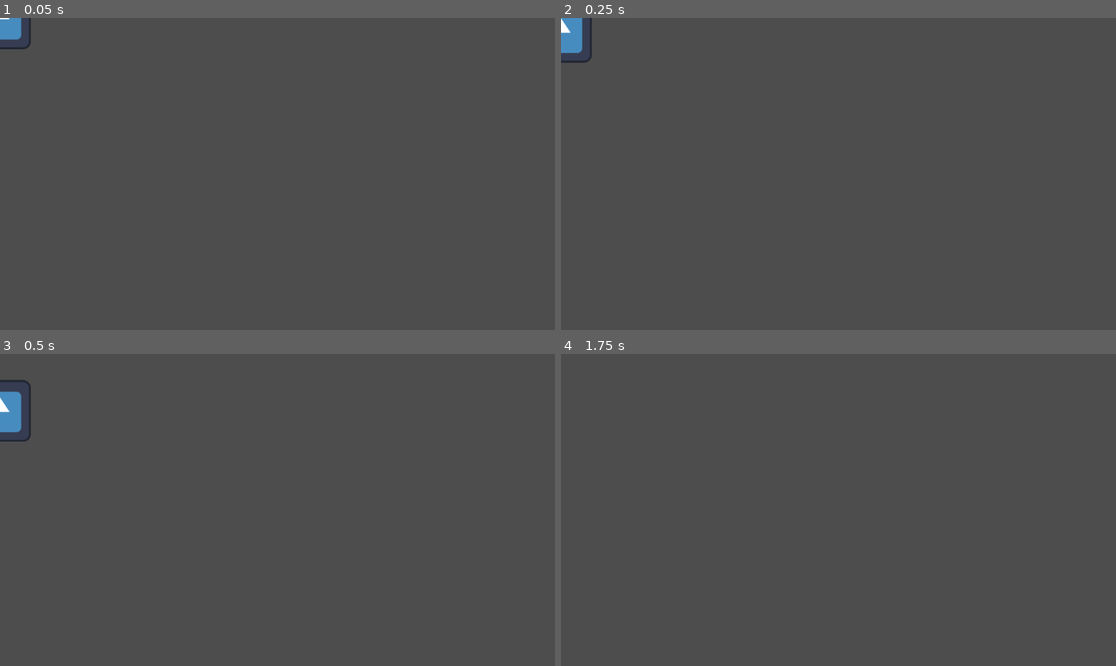
Above: before the commit, frames 1-4 (two rows, left to right).
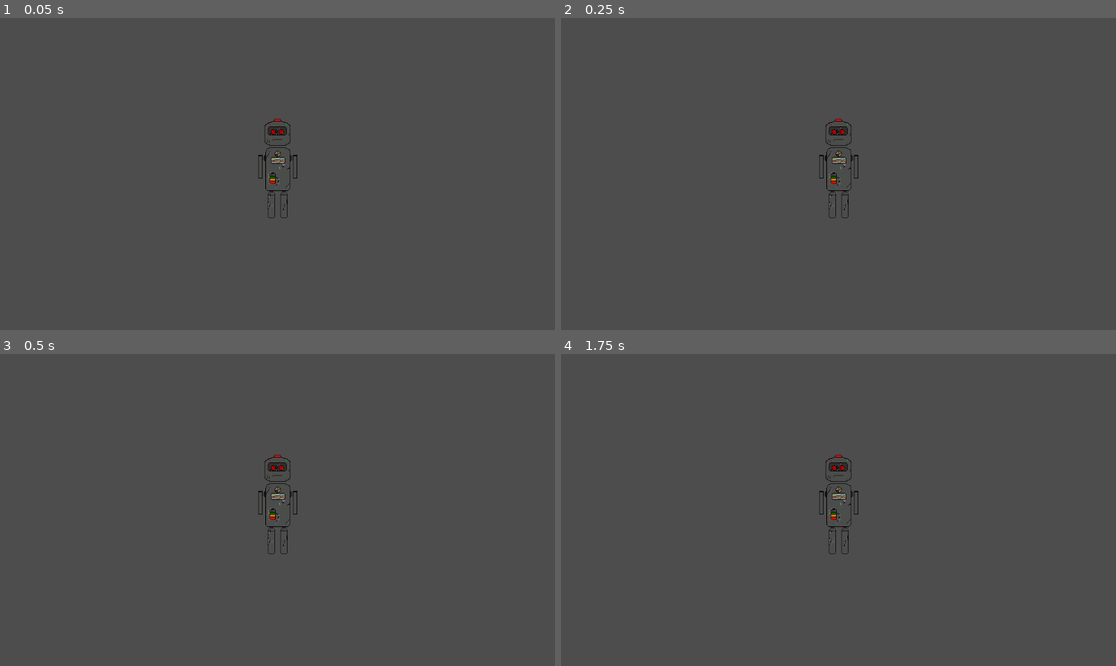
Above: after the commit, the same moments.

Repository: Schimmeltoast08/Project_SNEK
Game: Godot game, scene res://scenes/main_scene.tscn
Same seed, same stepped clock (60 frames per second), same inputs: the game is played once before the commit and once after it. The engine's default icon, where the game draws it, is replaced by a stand-in: a white triangle on a blue panel in a dark square.
Inputs:
- Up to frame 1 (0.05 s): no input
- Up to frame 2 (0.25 s): no input
- Up to frame 3 (0.5 s): no input
- Up to frame 4 (1.75 s): no input

The runs differ from the first frame. In frame 1, 0.8% of the frame differs, in the area x 0-54%, y 0-65%; in frame 2, 1.0%; in frame 3, 1.1%, in the area x 0-54%, y 8-65%; in frame 4, 0.4%.

Commit message:
2.5d movement
switched movement to 2.5d and added the sprite of the main character

Diff:
--- a/project-snek/project.godot
+++ b/project-snek/project.godot
@@ -15,6 +15,48 @@
 config/features=PackedStringArray("4.3", "Mobile")
 config/icon="res://icon.svg"
 
+[input]
+
+button_space={
+"deadzone": 0.5,
+"events": [Object(InputEventKey,"resource_local_to_scene":false,"resource_name":"","device":-1,"window_id":0,"alt_pressed":false,"shift_pressed":false,"ctrl_pressed":false,"meta_pressed":false,"pressed":false,"keycode":0,"physical_keycode":32,"key_label":0,"unicode":32,"location":0,"echo":false,"script":null)
+]
+}
+button_d={
+"deadzone": 0.5,
+"events": [Object(InputEventKey,"resource_local_to_scene":false,"resource_name":"","device":-1,"window_id":0,"alt_pressed":false,"shift_pressed":false,"ctrl_pressed":false,"meta_pressed":false,"pressed":false,"keycode":0,"physical_keycode":68,"key_label":0,"unicode":100,"location":0,"echo":false,"script":null)
+, Object(InputEventKey,"resource_local_to_scene":false,"resource_name":"","device":-1,"window_id":0,"alt_pressed":false,"shift_pressed":false,"ctrl_pressed":false,"meta_pressed":false,"pressed":false,"keycode":0,"physical_keycode":4194321,"key_label":0,"unicode":0,"location":0,"echo":false,"script":null)
+]
+}
+button_a={
+"deadzone": 0.5,
+"events": [Object(InputEventKey,"resource_local_to_scene":false,"resource_name":"","device":-1,"window_id":0,"alt_pressed":false,"shift_pressed":false,"ctrl_pressed":false,"meta_pressed":false,"pressed":false,"keycode":0,"physical_keycode":65,"key_label":0,"unicode":97,"location":0,"echo":false,"script":null)
+, Object(InputEventKey,"resource_local_to_scene":false,"resource_name":"","device":-1,"window_id":0,"alt_pressed":false,"shift_pressed":false,"ctrl_pressed":false,"meta_pressed":false,"pressed":false,"keycode":0,"physical_keycode":4194319,"key_label":0,"unicode":0,"location":0,"echo":false,"script":null)
+]
+}
+mouse_LC={
+"deadzone": 0.5,
+"events": [Object(InputEventMouseButton,"resource_local_to_scene":false,"resource_name":"","device":-1,"window_id":0,"alt_pressed":false,"shift_pressed":false,"ctrl_pressed":false,"meta_pressed":false,"button_mask":0,"position":Vector2(0, 0),"global_position":Vector2(0, 0),"factor":1.0,"button_index":1,"canceled":false,"pressed":false,"double_click":false,"script":null)
+]
+}
+mouse_RC={
+"deadzone": 0.5,
+"events": [Object(InputEventMouseButton,"resource_local_to_scene":false,"resource_name":"","device":-1,"window_id":0,"alt_pressed":false,"shift_pressed":false,"ctrl_pressed":false,"meta_pressed":false,"button_mask":0,"position":Vector2(0, 0),"global_position":Vector2(0, 0),"factor":1.0,"button_index":2,"canceled":false,"pressed":false,"double_click":false,"script":null)
+]
+}
+button_w={
+"deadzone": 0.5,
+"events": [Object(InputEventKey,"resource_local_to_scene":false,"resource_name":"","device":-1,"window_id":0,"alt_pressed":false,"shift_pressed":false,"ctrl_pressed":false,"meta_pressed":false,"pressed":false,"keycode":0,"physical_keycode":87,"key_label":0,"unicode":119,"location":0,"echo":false,"script":null)
+, Object(InputEventKey,"resource_local_to_scene":false,"resource_name":"","device":-1,"window_id":0,"alt_pressed":false,"shift_pressed":false,"ctrl_pressed":false,"meta_pressed":false,"pressed":false,"keycode":0,"physical_keycode":4194320,"key_label":0,"unicode":0,"location":0,"echo":false,"script":null)
+]
+}
+button_s={
+"deadzone": 0.5,
+"events": [Object(InputEventKey,"resource_local_to_scene":false,"resource_name":"","device":-1,"window_id":0,"alt_pressed":false,"shift_pressed":false,"ctrl_pressed":false,"meta_pressed":false,"pressed":false,"keycode":0,"physical_keycode":83,"key_label":0,"unicode":115,"location":0,"echo":false,"script":null)
+, Object(InputEventKey,"resource_local_to_scene":false,"resource_name":"","device":-1,"window_id":0,"alt_pressed":false,"shift_pressed":false,"ctrl_pressed":false,"meta_pressed":false,"pressed":false,"keycode":0,"physical_keycode":4194322,"key_label":0,"unicode":0,"location":0,"echo":false,"script":null)
+]
+}
+
 [rendering]
 
 renderer/rendering_method="mobile"
--- a/project-snek/scenes/main_scene.tscn
+++ b/project-snek/scenes/main_scene.tscn
@@ -1,36 +1,35 @@
-[gd_scene load_steps=4 format=3 uid="uid://bsp4xibu18oo0"]
+[gd_scene load_steps=5 format=3 uid="uid://bsp4xibu18oo0"]
 
-[ext_resource type="Texture2D" uid="uid://by1ihkjskliow" path="res://icon.svg" id="1_lo7ir"]
+[ext_resource type="Texture2D" uid="uid://83i01mrnbsjt" path="res://scenes/Robot_MC.png" id="1_2p15c"]
 
 [sub_resource type="GDScript" id="GDScript_isu8i"]
 script/source = "extends CharacterBody2D
 
+#SPEED
+const SPEED = 600.0
 
-const SPEED = 300.0
-const JUMP_VELOCITY = -400.0
 
 
 func _physics_process(delta: float) -> void:
 	# Add the gravity.
-	if not is_on_floor():
-		velocity += get_gravity() * delta
 
-	# Handle jump.
-	if Input.is_action_just_pressed(\"ui_accept\") and is_on_floor():
-		velocity.y = JUMP_VELOCITY
 
-	# Get the input direction and handle the movement/deceleration.
+
+	# Get the input direction and handle the movement/deceleratiodn.
 	# As good practice, you should replace UI actions with custom gameplay actions.
-	var direction := Input.get_axis(\"ui_left\", \"ui_right\")
-	if direction:
-		velocity.x = direction * SPEED
-	else:
-		velocity.x = move_toward(velocity.x, 0, SPEED)
+	var direction := Input.get_vector(\"button_a\", \"button_d\", \"button_w\", \"button_s\")
+
+
+
+	velocity = direction * SPEED
 
 	move_and_slide()
 "
 
 [sub_resource type="CircleShape2D" id="CircleShape2D_hgvvf"]
+
+[sub_resource type="RectangleShape2D" id="RectangleShape2D_hg4tc"]
+size = Vector2(3218, 49)
 
 [node name="main" type="Node2D"]
 
@@ -41,4 +40,13 @@
 shape = SubResource("CircleShape2D_hgvvf")
 
 [node name="Sprite2D" type="Sprite2D" parent="CharacterBody2D"]
-texture = ExtResource("1_lo7ir")
+position = Vector2(552, 124)
+texture = ExtResource("1_2p15c")
+
+[node name="Camera2D" type="Camera2D" parent="CharacterBody2D/Sprite2D"]
+
+[node name="staticbody" type="StaticBody2D" parent="."]
+
+[node name="CollisionShape2D" type="CollisionShape2D" parent="staticbody"]
+position = Vector2(751, 258)
+shape = SubResource("RectangleShape2D_hg4tc")
Binary file added: project-snek/scenes/Robot_MC.png
Not shown, added: project-snek/scenes/Robot_MC.png.import
Not shown, added: project-snek/Robot_MC
